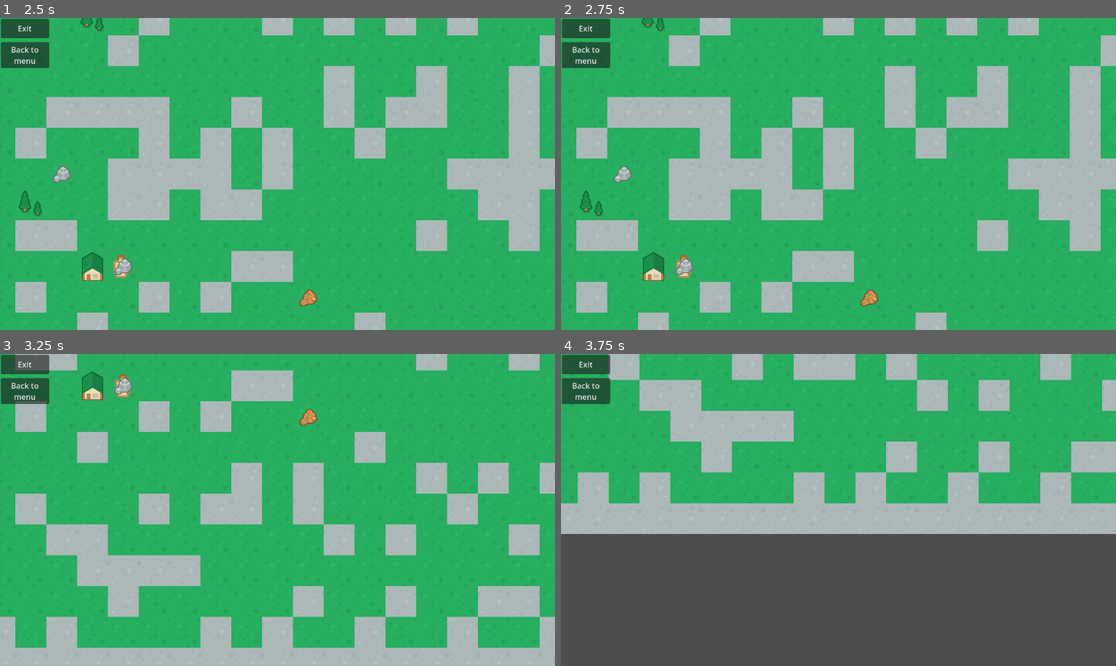
Above: before the commit, frames 1-4 (two rows, left to right).
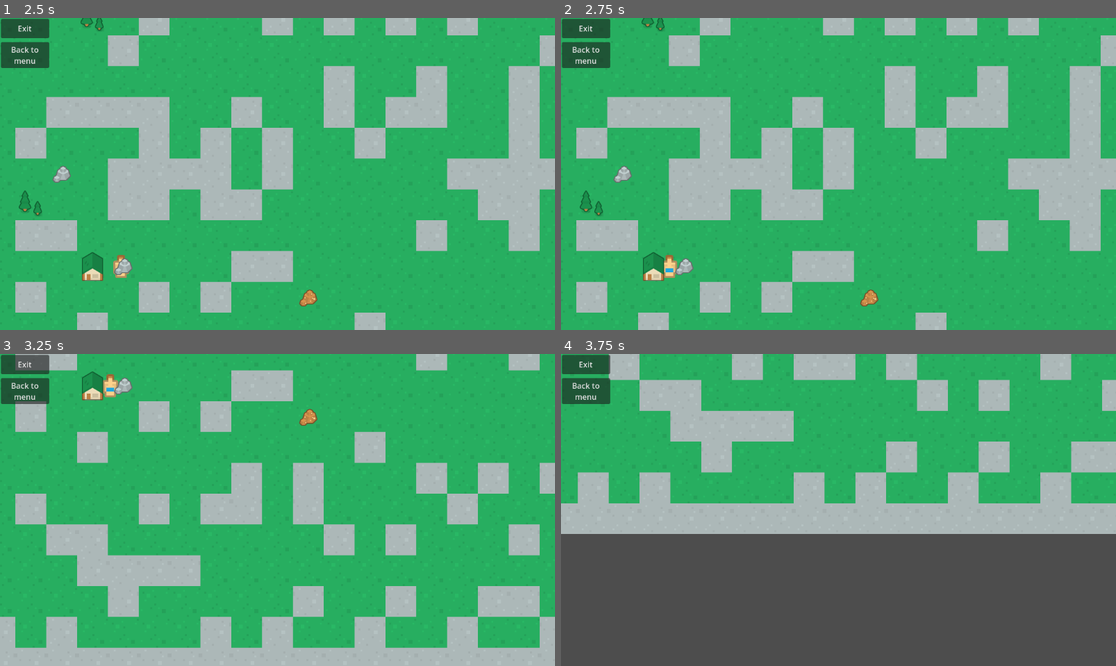
Above: after the commit, the same moments.

Repository: ApostolisSiampanis/intelligent-agents
Game: Godot game, scene res://scenes/input_screen.tscn
Same seed, same stepped clock (60 frames per second), same inputs: the game is played once before the commit and once after it.
Inputs (mouse positions are in pixels of both pictures, inside the frame that each line leads up to):
- Up to frame 1 (2.5 s): click "Start" at 0.5 s; click "Back to menu" at 1.25 s; click "Start" at 2 s
- Up to frame 2 (2.75 s): no input
- Up to frame 3 (3.25 s): move the mouse to (399, 494) at 2.77 s; hold S (camera_move_down) from 2.78 s (still down)
- Up to frame 4 (3.75 s): move the mouse to (727, 525) at 3.52 s; release S (camera_move_down) at 3.53 s; tap A (camera_move_left) at 3.6 s

Frame 1 is identical in both runs. In frame 2, 0.2% of the frame differs, in the area x 18-24%, y 75-84%; in frame 3, 0.2%, in the area x 18-24%, y 6-15%; in frame 4, nothing differs.

Commit message:
Fix agent going to Idle State when reaching goal
Co-Authored-By: Apostolis Siampanis <75365398+ApostolisSiampanis@users.noreply.github.com>

Diff:
--- a/scenes/map_generator.tscn
+++ b/scenes/map_generator.tscn
@@ -18,7 +18,9 @@
 9:5/0 = 0
 9:5/0/custom_data_0 = "gold"
 7:6/0 = 0
+7:6/0/custom_data_0 = "village"
 5:6/0 = 0
+5:6/0/custom_data_0 = "village"
 1:4/0 = 0
 1:4/0/custom_data_0 = "tree"
 0:6/0 = 0
--- a/scripts/agent.gd
+++ b/scripts/agent.gd
@@ -81,16 +81,16 @@
 	var current_tile_pos = tile_map.local_to_map(position)
 	var tile_type = get_tile_type(current_tile_pos)
 
+	if is_backtracking && astar_path_queue.is_empty():
+		is_backtracking = false
+		choose_search_algorithm()
+
 	var goal_reached = tile_type == current_goal_type
 
 	if current_search_algorithm == SearchAlgorithm.EXPLORE:
 		visited.push_back(current_tile_pos)
-
 	elif current_search_algorithm == SearchAlgorithm.ASTAR:
 		goal_reached = goal_reached && astar_path_queue.is_empty()
-		if is_backtracking && astar_path_queue.is_empty():
-			is_backtracking = false
-			choose_search_algorithm()
 
 	if goal_reached:
 		if current_search_algorithm == SearchAlgorithm.EXPLORE:
